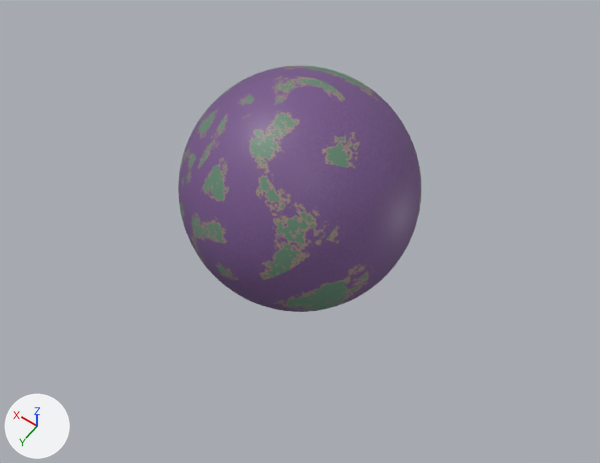
The glTF model public/threeJs/posts/ringPlanet.glb: old version first, new version second.
Both versions are drawn from a 50 mm lens placed at (-3.22, 4.5, 6.39), pointed at (-0.19, 0.27, -0.26). Lighting does not change. The marker at lower left points along +X, +Y and +Z. The older version comes first. Where no turn or scale is listed for an object, it has been applied to the vertices.

Before the edit, the objects in view are built like this:
```python
me_sphere = bpy.data.meshes.new('Sphere')
me_sphere.from_pydata(...)  # 1922 vertices, 3840 faces; spans x -1.22..1.22, y -1.22..1.22, z -1.26..1.26
me_sphere.materials.append(mat_material_002)  # picture img_planet
ob_planet = bpy.data.objects.new('Planet', me_sphere)
ob_planet.location = (0.0, 0.0, 0.0)
```
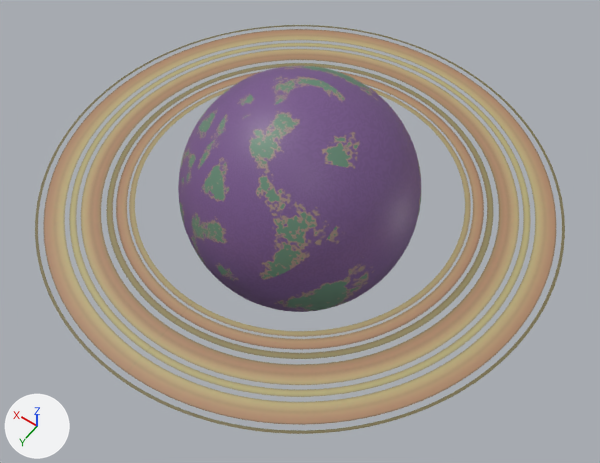
Commit message: updated the ring planet model

What the commit changed:
Picture 'Rings 2' (img_rings_2) is new.
Material 'Material.001' (mat_material_001) is new.
Uses the picture img_rings_2.
Mesh me_circle is new.
It has 640 vertices, 1024 faces and spans x -2.71..2.71, y -2.71..2.71, z 0.0.
It uses material mat_material_001.
Object 'Rings' (ob_rings) is new; it shows me_circle.
Its location is (0.0, 0.0, 0.0).

Pixel boxes (x1, y1, x2, y2) of what changed, in the pictures (600 x 463 px):
'Rings', added (beige): after (35, 25, 565, 434)
